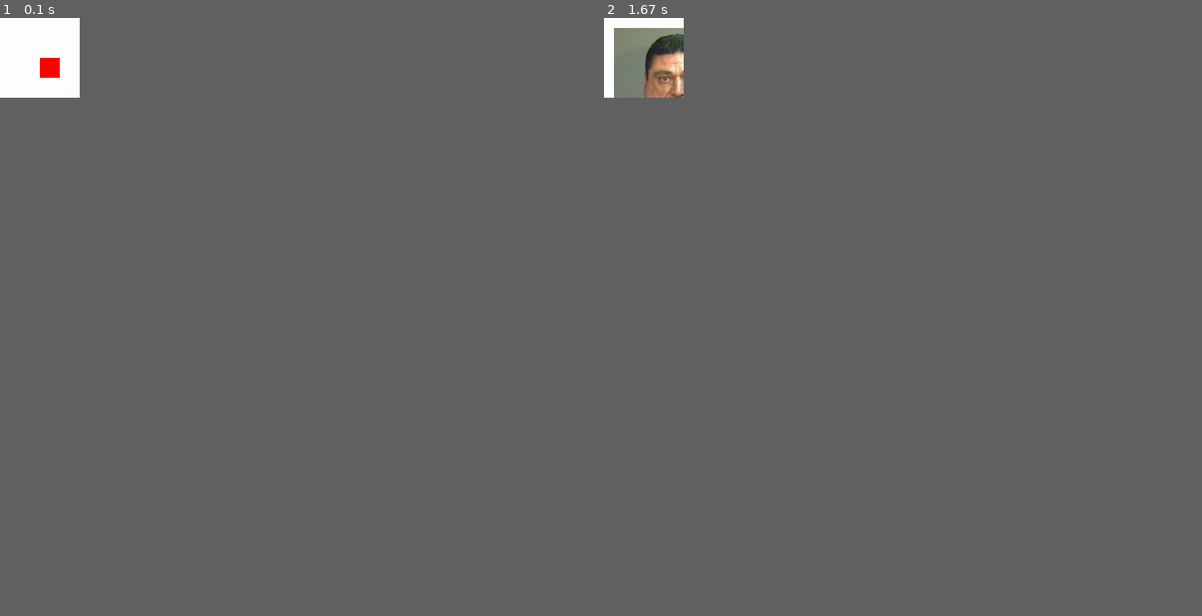
Above: before the commit, frames 1-2 (left to right).
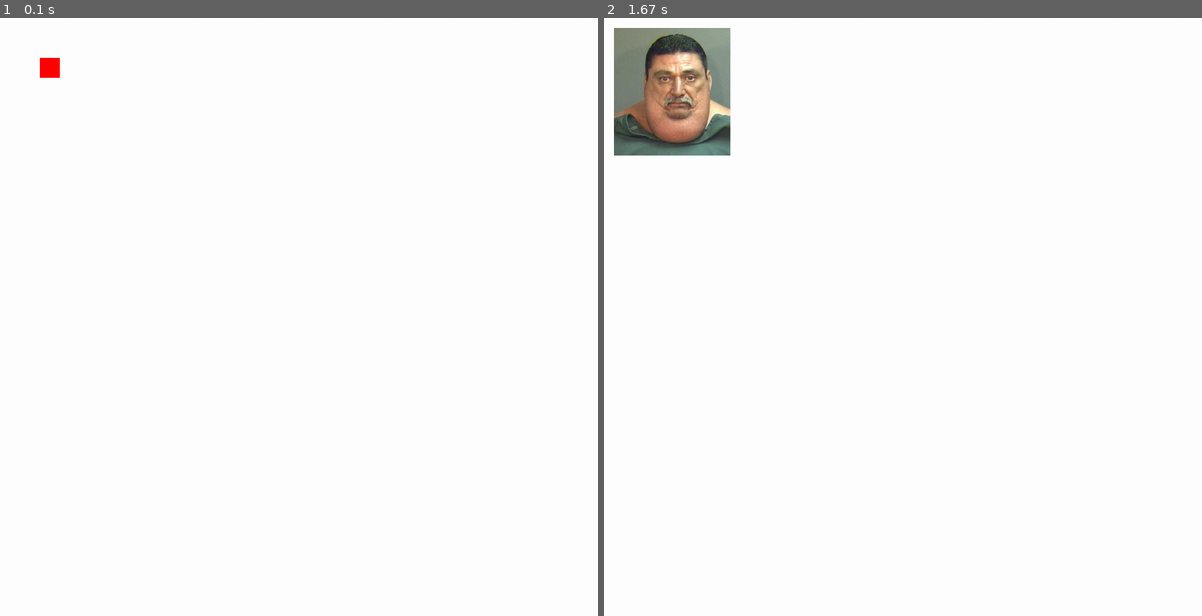
Above: after the commit, the same moments.

Repository: Ajay-Mohanraj/Evader
Game: pygame game, started from button.py
Two runs of this game, one before a commit and one after it. Both use one fixed random seed, a clock stepped at 60 frames per second and the inputs below.
Inputs (mouse positions are in pixels of both pictures, inside the frame that each line leads up to):
- Up to frame 1 (0.1 s): no input
- Up to frame 2 (1.67 s): click (651, 65) at 0.38 s
In our replay, the window is 120x120 before the commit and 900x900 after it. These sizes can differ from the game's own. Grey fills any space a smaller window leaves; there, only what the larger window draws over its background counts as a difference.

The runs differ from the first frame. In frame 2, 2.8% of the frame differs, in the area x 1-22%, y 1-23%.

Commit message:
Merge remote-tracking branch 'origin/master'
# Conflicts:
#	EggRoulette.py

Diff:
--- /dev/null
+++ b/EggRoulette.py
@@ -0,0 +1,33 @@
+import pygame
+import random
+import sys
+
+
+def main():
+    pygame.init()
+    size = [1500, 1500]
+    screen = pygame.display.set_mode(size)
+    button1 = pygame.Rect(15, 15, 20, 10)
+    button2 = pygame.Rect(15, 15, 30, 10)
+    button3 = pygame.Rect(15, 15, 40, 10)
+    button4 = pygame.Rect(15, 15, 50, 10)
+    button5 = pygame.Rect(15, 15, 60, 10)
+    button6 = pygame.Rect(15, 15, 70, 10)
+
+    while True:
+        for event in pygame.event.get():
+            if event.type == pygame.QUIT:
+                return False
+
+            if event.type == pygame.MOUSEBUTTONDOWN:
+                mouse_pos = event.pos
+
+                if button1.collidepoint(mouse_pos):
+                    return True
+
+
+button1 = pygame.Rect(15, 15, 20, 10)
+
+main()
+pygame.quit()
+sys.exit()
--- a/button.py
+++ b/button.py
@@ -6,14 +6,14 @@
     pygame.init()
     clock = pygame.time.Clock()
     fps = 60
-    size = [200, 200]
+    size = [1500, 1500]
     bg = [255, 255, 255]
 
     screen = pygame.display.set_mode(size)
 
     button = pygame.Rect(100, 100, 50, 50)  # creates a rect object
     # The rect method is similar to a list but with a few added perks
-    # for example if you want the position of the button you can simpy type
+    # for example if you want the position of the button you can simply type
     # button.x or button.y or if you want size you can type button.width or
     # height. you can also get the top, left, right and bottom of an object
     # with button.right, left, top, and bottom
